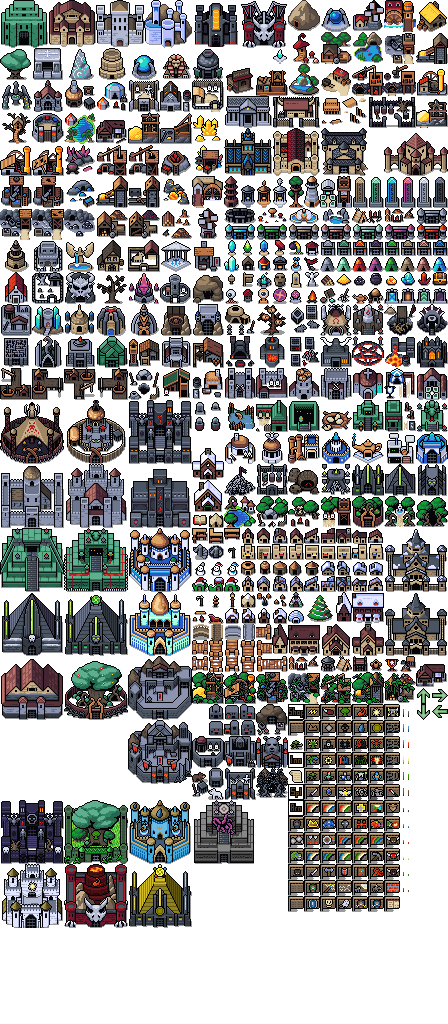
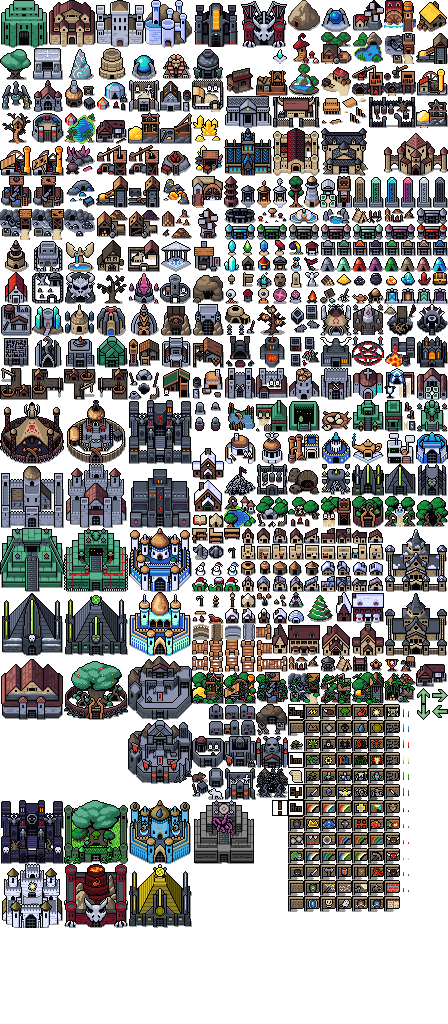
Comparing the layer stacks of the two 448×1024 images. Changes:
painted on "buildings.png" over box(272, 800, 288, 816)
